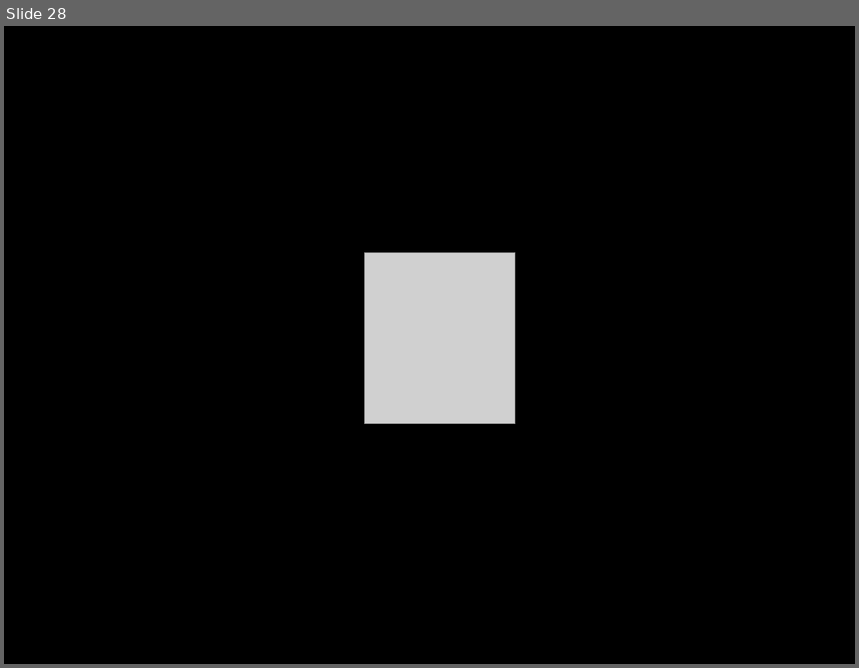
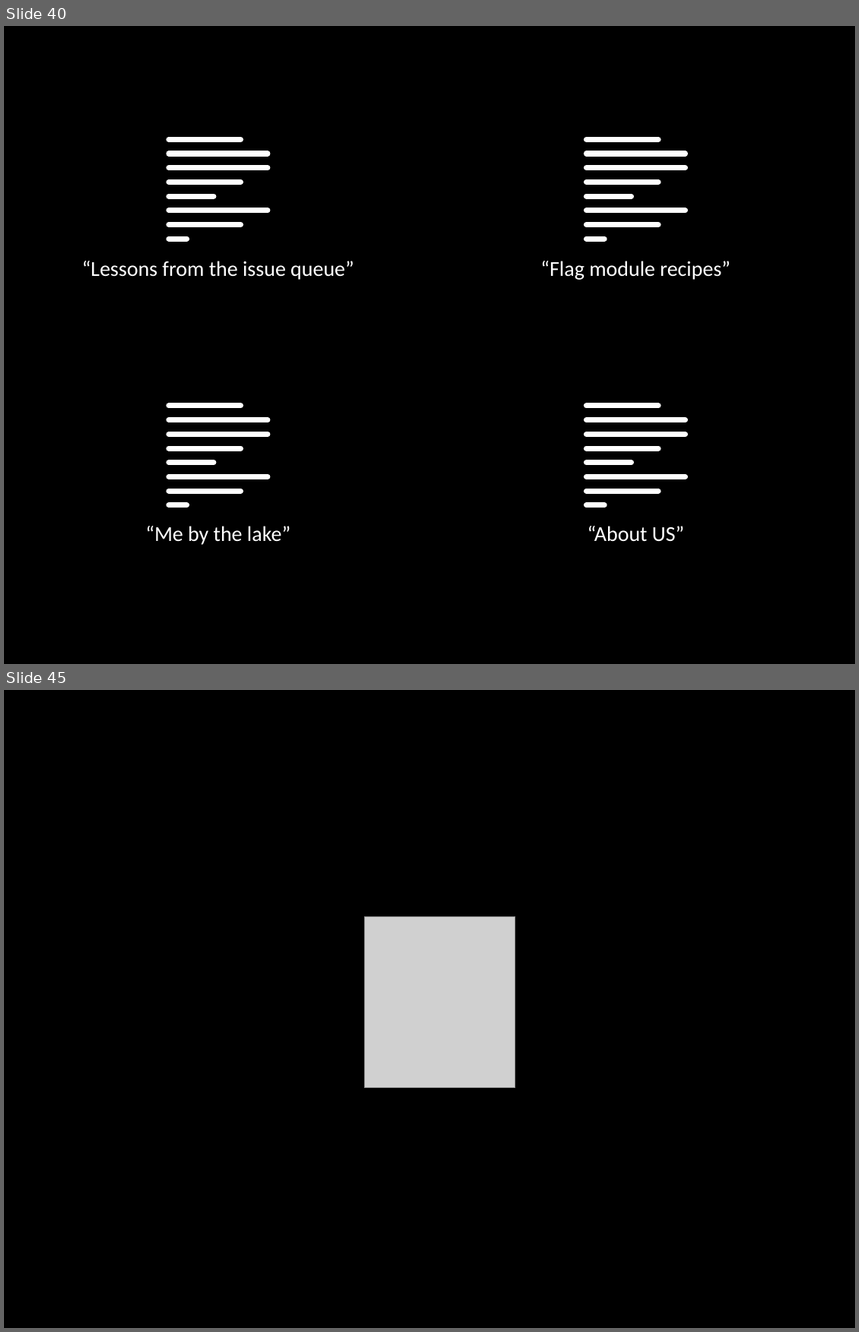
Before and after one commit to socketwench/introToContentTypes, a slide deck: src/introToContentTypes.pptx. Shown one above the other, each under a label of ours: slide 28 before the commit, slides 40 and 45 after it; the slides between them are not shown. The pictures are 859x668 and 859x1332 pixels, drawn with LibreOffice and Linux fonts; fonts in the diff are those of the drawing; grey boxes stand for pictures. Boxes give left, top, right and bottom in pixels: in the first picture for what was removed or moved away, otherwise in the second. Text is boxed around its words. In the diff, an @@ line names an element or a change of style, - is before the commit and + after.

```diff
--- a/src/introToContentTypes.pptx
+++ b/src/introToContentTypes.pptx
@@ slide 40 added at <box>4,26,855,664</box>, background #000000 @@
@@ group added at <box>169,139,268,239</box>: 8 lines @@
@@ group added at <box>586,139,686,239</box>: 8 lines @@
@@ text added at <box>82,261,354,280</box>, 18 pt, text #FFFFFF @@
+“Lessons from the issue queue”
@@ text added at <box>541,261,731,280</box>, 18 pt, text #FFFFFF @@
+“Flag module recipes”
@@ group added at <box>169,406,268,506</box>: 8 lines @@
@@ group added at <box>586,406,686,506</box>: 8 lines @@
@@ text added at <box>145,526,291,545</box>, 18 pt, text #FFFFFF @@
+“Me by the lake”
@@ text added at <box>588,526,684,542</box>, 18 pt, text #FFFFFF @@
+“About US”
@@ what was slide 28 is now slide 45 @@
```
Also in this commit, not shown: 4 slides changed, 16 other slides added, 1 slide removed, 17 other files.
